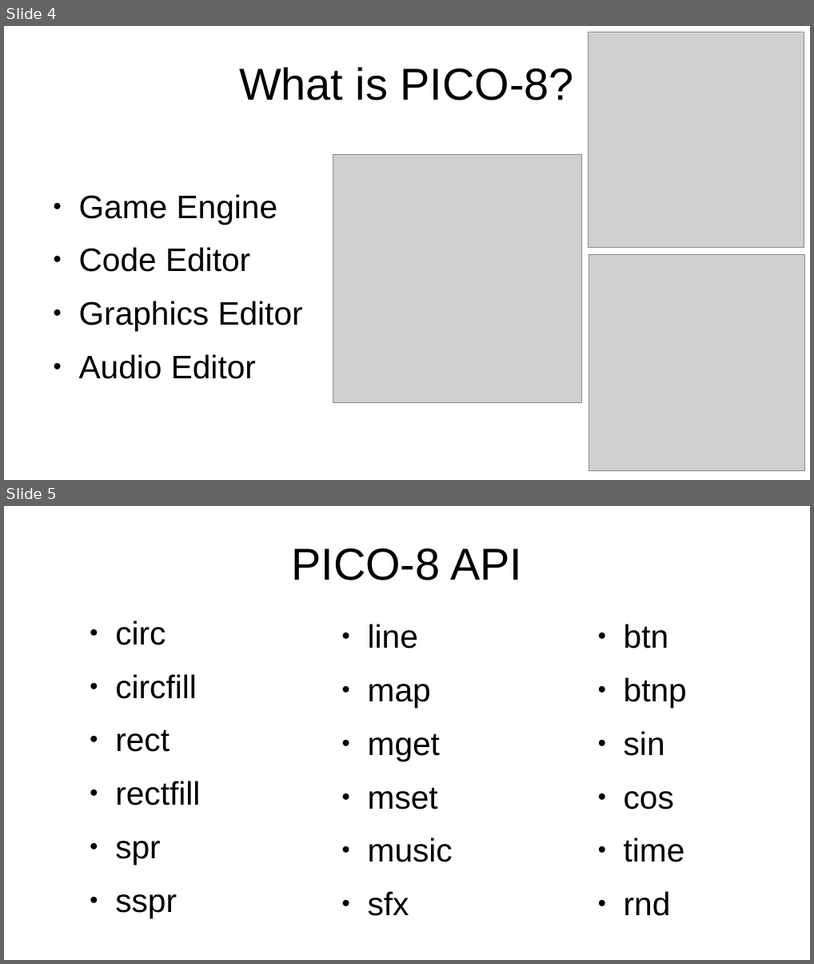
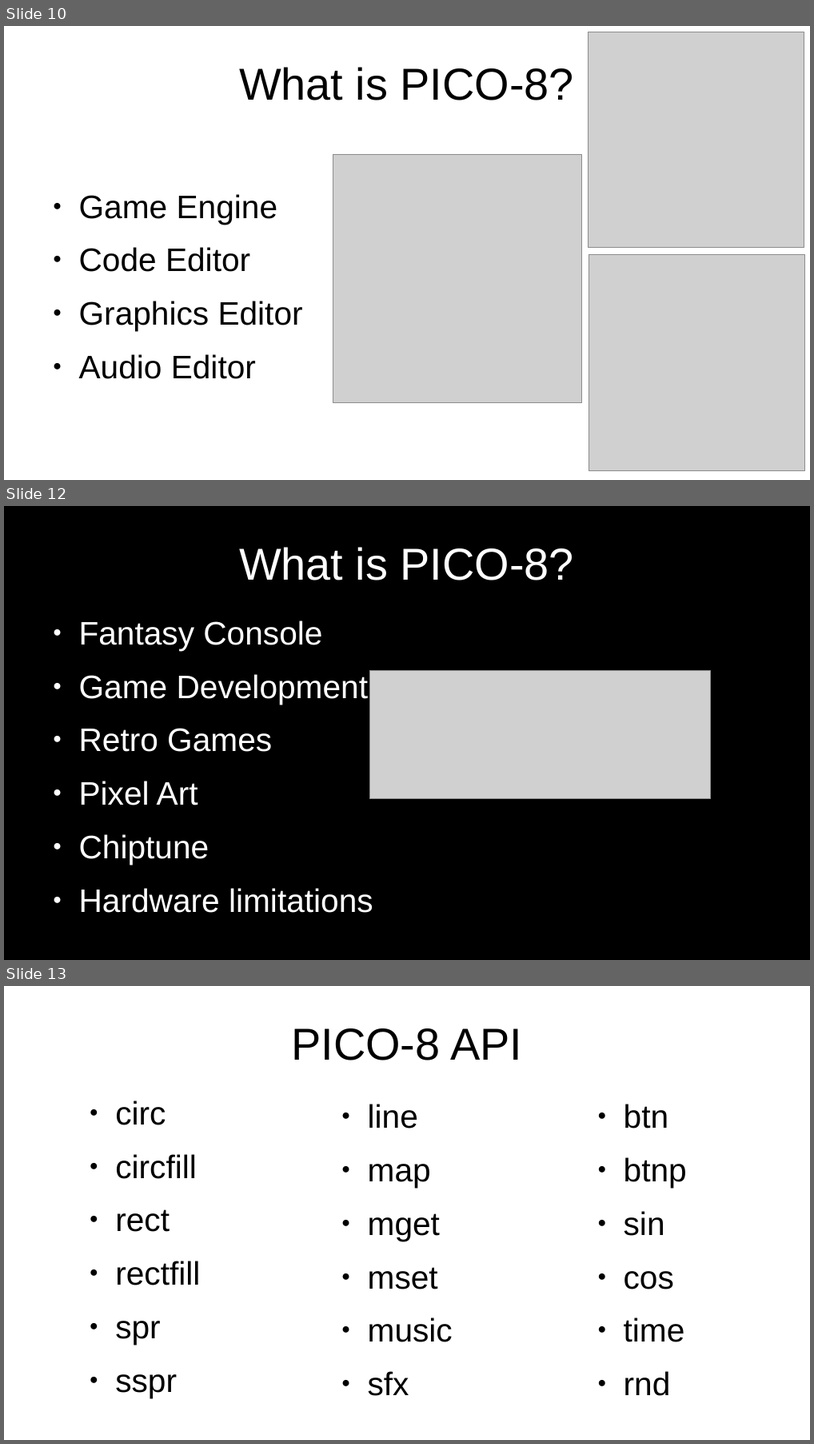
Before and after one commit to MiniMechMedia/pico8-games, a slide deck: carts/graphics-with-pico8/presentation/Graphics-With-PICO-8.odp. Shown one above the other, each under a label of ours: slides 4 and 5 before the commit, slides 10, 12 and 13 after it; the slides between them are not shown. The pictures are 814x964 and 814x1444 pixels, drawn with LibreOffice and Linux fonts; fonts in the diff are those of the drawing; grey boxes stand for pictures. Boxes give left, top, right and bottom in pixels: in the first picture for what was removed or moved away, otherwise in the second. Text is boxed around its words. In the diff, an @@ line names an element or a change of style, - is before the commit and + after.

```diff
--- a/carts/graphics-with-pico8/presentation/Graphics-With-PICO-8.odp
+++ b/carts/graphics-with-pico8/presentation/Graphics-With-PICO-8.odp
@@ slide 12 added at <box>4,506,810,960</box>, background #000000 @@
@@ title added at <box>239,547,574,580</box>, 44 pt, text #FFFFFF @@
+What is PICO-8?
@@ text added at <box>79,620,498,912</box>, 32 pt, text #FFFFFF @@
+● Fantasy Console
+● Game Development Platform
+● Retro Games
+● Pixel Art
+● Chiptune
+● Hardware limitations
@@ picture added at <box>370,671,712,799</box> @@
@@ what was slide 4 is now slide 10 @@
@@ what was slide 5 is now slide 13 @@
```
Also in this commit, not shown: 2 slides changed, 7 other slides added, 4 slides removed.
